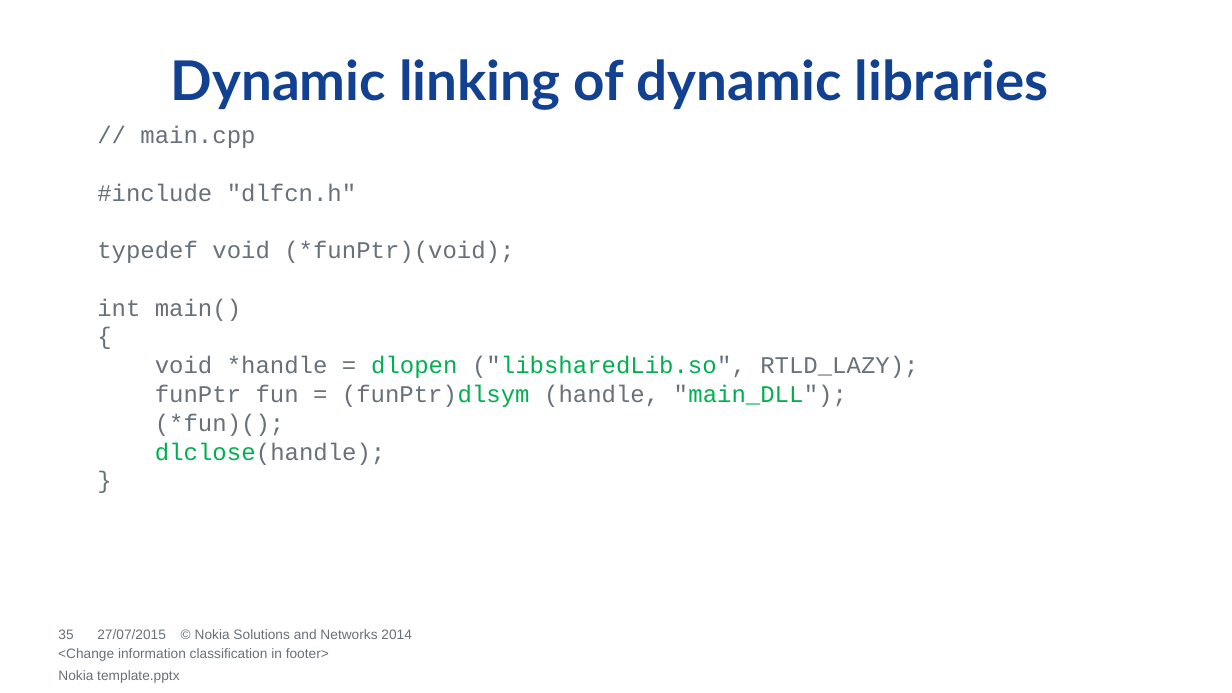
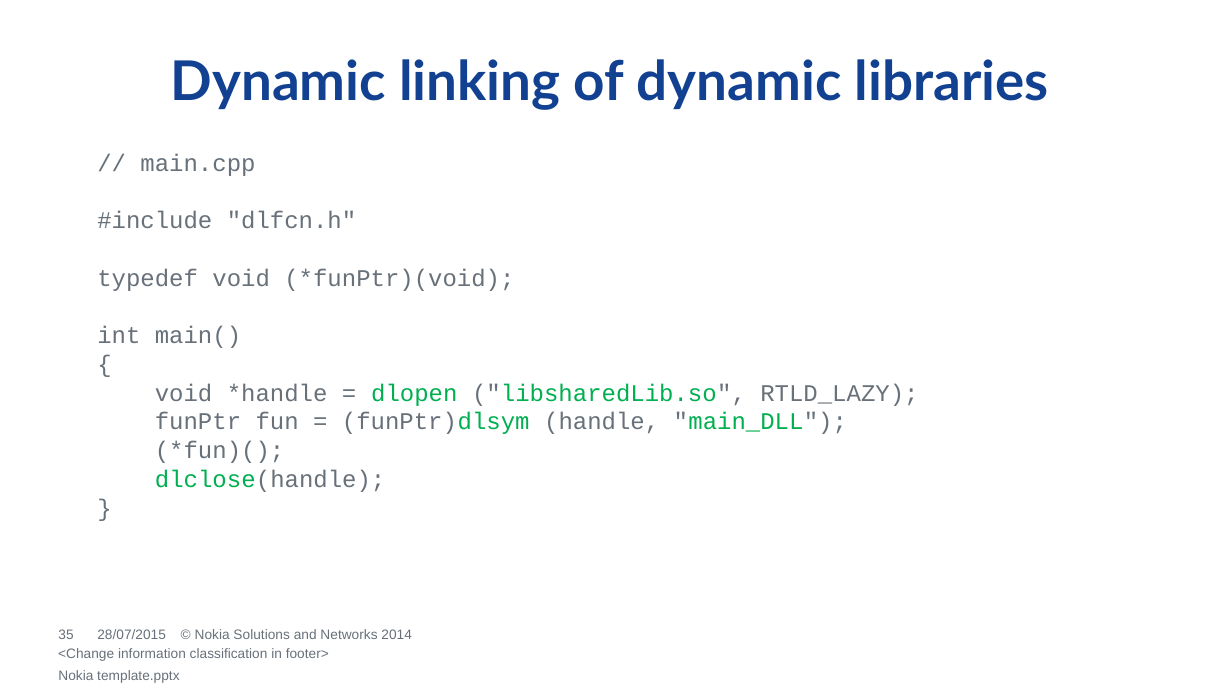
Before and after one commit to dendibakh/Linker, a slide deck: slide 35 of Diving into C++ linker.pptx. Drawn at 1232x693 pixels with LibreOffice and Linux fonts; fonts in the diff are those of the drawing; background and template pictures are left out. Boxes give left, top, right and bottom in pixels: in the first picture for what was removed or moved away, otherwise in the second. Text is boxed around its words. In the diff, an @@ line names an element or a change of style, - is before the commit and + after.

```diff
--- a/Diving into C++ linker.pptx
+++ b/Diving into C++ linker.pptx
@@ text "// main.cpp": place and size @@
-text "// main.cpp" at box(97, 126, 918, 465)
+text "// main.cpp" at box(97, 153, 918, 492)
@@ text at box(97, 629, 166, 639): text changed @@
-27/07/2015
+28/07/2015
```
Also in this commit, not shown: 54 other slides changed, 1 other file.
